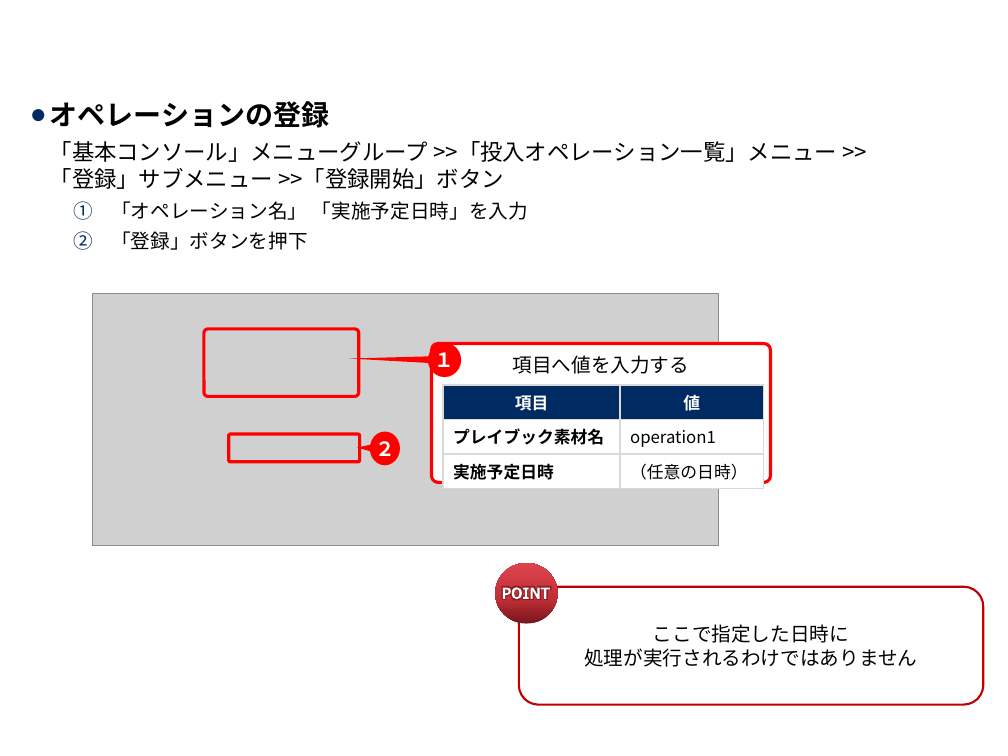
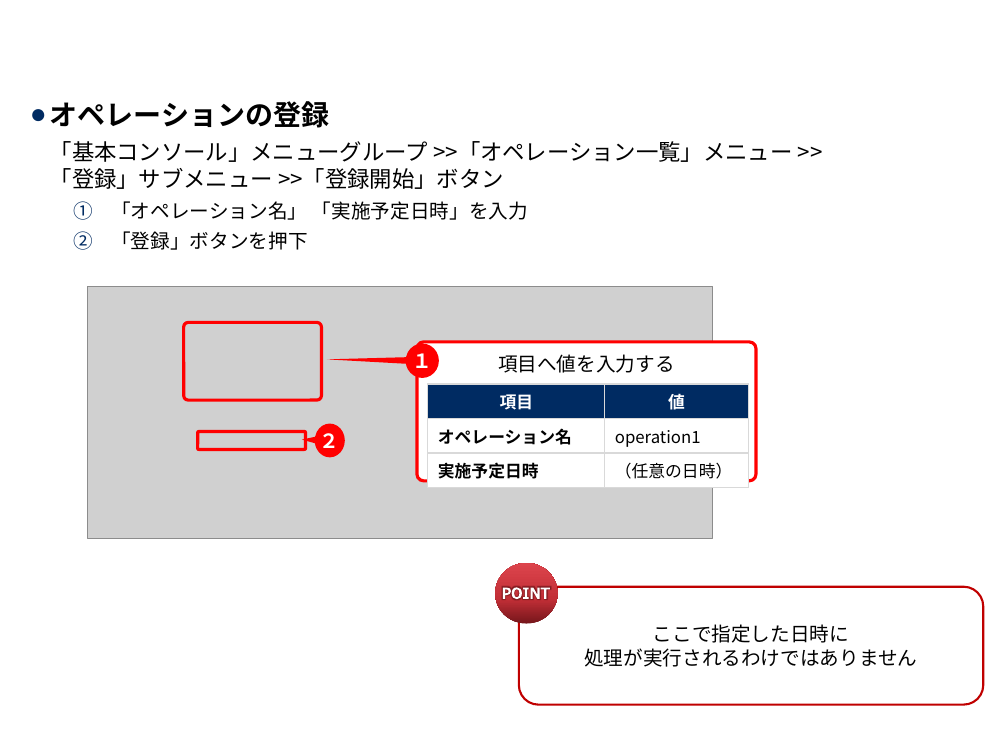
Before and after one commit to exastro-suite/it-automation-docs, a slide deck: slide 12 of asset/Learn_ja/ITA-Conductor_practice_ja.pptx. Drawn at 1008x756 pixels with LibreOffice and Linux fonts; fonts in the diff are those of the drawing; grey boxes stand for pictures; background and template pictures are left out. Boxes give left, top, right and bottom in pixels: in the first picture for what was removed or moved away, otherwise in the second. Text is boxed around its words. In the diff, an @@ line names an element or a change of style, - is before the commit and + after.

```diff
--- a/asset/Learn_ja/ITA-Conductor_practice_ja.pptx
+++ b/asset/Learn_ja/ITA-Conductor_practice_ja.pptx
@@ text at [50,141,792,189]: text changed @@
-  「基本コンソール」メニューグループ >>「投入オペレーション一覧」メニュー >>
-  「登録」サブメニュー >>「登録開始」ボタン
+  「基本コンソール」メニューグループ >>「オペレーション一覧」メニュー >>
+  「登録」サブメニュー >>「登録開始」ボタン
@@ picture: place and size @@
-picture at [92,293,718,545]
+picture at [87,286,713,538]
@@ rounded rectangle: place and size @@
-rounded rectangle at [204,329,359,396]
+rounded rectangle at [183,323,322,400]
@@ speech bubble "１": place and size @@
-speech bubble "１" at [428,343,462,377]
+speech bubble "１" at [405,344,438,378]
@@ rounded rectangle "項目へ値を入力する": place and size @@
-rounded rectangle "項目へ値を入力する" at [431,344,770,483]
+rounded rectangle "項目へ値を入力する" at [417,342,756,481]
@@ table: place and size @@
-table at [444,385,764,484]
+table at [427,384,748,483]
@@ table at [427,384,748,483] @@
-row 2, column 1: プレイブック素材名
+row 2, column 1: オペレーション名
@@ rounded rectangle: place and size @@
-rounded rectangle at [229,434,360,463]
+rounded rectangle at [198,431,305,450]
@@ speech bubble "２": place and size @@
-speech bubble "２" at [370,431,400,466]
+speech bubble "２" at [314,423,345,458]
```
Also in this commit, not shown: 22 other slides changed, 2 other files.
